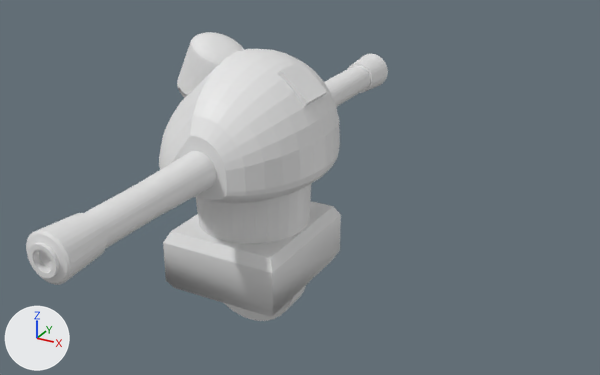
An edit to the FBX model Year2GroupProject/Assets/Interior/Objects/Enemies/interior_boss_enemy.fbx, drawn before and after from the same camera.
Before and after are seen from a 50 mm camera at (3.85, -6.73, 5.0) aimed at (0.08, 0.12, 1.57). Lighting does not change. The marker at lower left points along +X, +Y and +Z. Materials are left out; every surface is plain grey. Where no turn or scale is listed for an object, it has been applied to the vertices.

In view in the first picture: 'Body', 'Cube', 'Head', 'Left Arm', 'Right Arm', 'Waist', 'Wheel'.
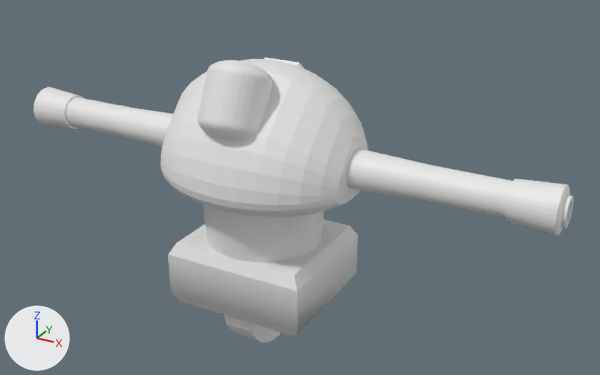
Where the newer file only moved an object's origin or applied its transform, the numbers keep the older frame.

Where the change shows, as pixel boxes [x1, y1, x2, y2] in the pictures (600 x 375 px):
```json
{"object": "Body", "change": "moved, turned", "before": [159, 49, 340, 203], "after": [161, 59, 368, 217]}
{"object": "Waist", "change": "moved, turned", "before": [163, 184, 341, 317], "after": [168, 205, 358, 337]}
{"object": "Left Arm", "change": "moved, turned", "before": [26, 151, 216, 285], "after": [346, 149, 574, 236]}
{"object": "Head", "change": "reshaped", "before": [177, 32, 244, 98], "after": [198, 60, 273, 140]}
{"object": "Right Arm", "change": "moved, turned", "before": [324, 54, 388, 107], "after": [34, 87, 173, 147]}
{"object": "Wheel", "change": "moved, turned", "before": [224, 285, 306, 321], "after": [224, 315, 281, 343]}
{"object": "Cube", "change": "moved, turned", "before": [278, 61, 327, 106], "after": [264, 58, 304, 68]}
{"part": 1, "of": "me_cylinder_001", "change": "deleted", "before": [177, 32, 244, 98]}
{"part": 2, "of": "me_cylinder_001", "change": "added", "after": [198, 60, 273, 140]}
```

Scene script edits in JSON lines:
```json
{"block": "me_cylinder_001", "where": "# used by ob_head; location = (-0.858, 0.0, 2.704)"}
{"op": "remove", "block": "me_cylinder_001", "code": "me_cylinder_001.from_pydata(...)  # 514 vertices, 544 faces; spans x -0.371..0.371, y -0.3..0.3, z -0.379..0.379"}
{"op": "add", "block": "me_cylinder_001", "code": "me_cylinder_001.from_pydata(...)  # 514 vertices, 544 faces; spans x 0.448..1.049, y -1.099..-0.358, z -0.379..0.379"}
{"block": "me_cylinder_001", "change": "me_cylinder_001 part 1: 514 vertices removed from x -0.371..0.371, y -0.3..0.3, z -0.379..0.379"}
{"block": "me_cylinder_001", "change": "me_cylinder_001 part 2: 514 vertices added at x 0.448..1.049, y -1.099..-0.358, z -0.379..0.379"}
{"op": "set", "path": "ob_body.location", "old": "(-0.388, 0.0, 2.161)", "new": "(-0.109, -0.259, 2.161)"}
{"op": "set", "path": "ob_body.rotation_euler", "old": "(0.0, 0.0, -3.142)", "new": "(0.0, 0.0, -1.571)", "note": "degrees (0, 0, -180) -> degrees (0, 0, -90)"}
{"op": "set", "path": "ob_right_arm.location", "old": "(-0.372, 1.999, 2.07)", "new": "(-2.071, -0.243, 2.07)"}
{"op": "set", "path": "ob_right_arm.rotation_euler", "old": "(0.0, -3.142, 0.0)", "new": "(3.142, 0.0, -1.571)", "note": "degrees (0, -180, 0) -> degrees (180, 0, -90)"}
{"op": "set", "path": "ob_wheel.location", "old": "(-0.403, 0.0, 0.563)", "new": "(-0.109, -0.274, 0.563)"}
{"op": "set", "path": "ob_wheel.rotation_euler", "old": "(0.0, 0.0, -3.142)", "new": "(0.0, 0.0, -1.571)", "note": "degrees (0, 0, -180) -> degrees (0, 0, -90)"}
{"op": "set", "path": "ob_left_arm.location", "old": "(-0.372, -2.005, 2.07)", "new": "(1.865, -0.243, 2.07)"}
{"op": "set", "path": "ob_left_arm.rotation_euler", "old": "(0.0, 0.0, -3.142)", "new": "(0.0, 0.0, -1.571)", "note": "degrees (0, 0, -180) -> degrees (0, 0, -90)"}
{"op": "set", "path": "ob_waist.location", "old": "(-0.403, 0.0, 1.462)", "new": "(-0.109, -0.274, 1.462)"}
{"op": "set", "path": "ob_waist.rotation_euler", "old": "(0.0, 0.0, -3.142)", "new": "(0.0, 0.0, -1.571)", "note": "degrees (0, 0, -180) -> degrees (0, 0, -90)"}
{"op": "set", "path": "ob_cube.location", "old": "(0.045, 0.029, 2.591)", "new": "(-0.139, 0.174, 2.591)"}
{"op": "set", "path": "ob_cube.rotation_euler", "old": "(0.0, 0.82, -3.142)", "new": "(0.0, 0.82, -1.571)", "note": "degrees (0, 47, -180) -> degrees (0, 47, -90)"}
```
